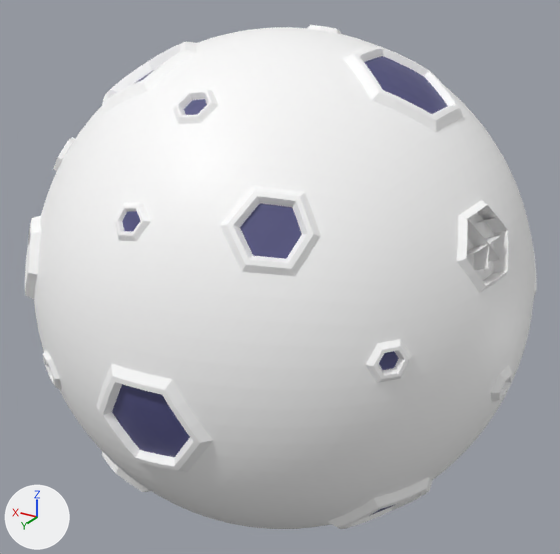
The FBX model Assets/PlanetsFbx/moon.fbx, before and after one commit.
One viewpoint serves both versions: a 50 mm lens placed at (-15.26, 25.72, 12.87), pointed at (0.12, 0.08, 0.05). The axes (+X, +Y, +Z) are drawn at lower left. The lights are the same throughout. Where no turn or scale is listed for an object, it has been applied to the vertices. Vertices at the same position are counted once.

The older version as bpy lines, for what is in view:
```python
me_icosphere_001 = bpy.data.meshes.new('Icosphere.001')
me_icosphere_001.from_pydata(...)  # 3734 vertices, 6291 faces; spans x -10.1..10.3, y -10.0..10.2, z -10.0..10.0
# faces by material slot: [5540, 643, 54, 54]
me_icosphere_001.materials.append(mat_material_001)  # white #ffffff
me_icosphere_001.materials.append(mat_material_002)  # blue #515180
me_icosphere_001.materials.append(mat_material_003)  # blue #c1b2ff
me_icosphere_001.materials.append(mat_material_004)  # white #e7e7e7
ob_icosphere = bpy.data.objects.new('Icosphere', me_icosphere_001)
ob_icosphere.location = (0.0, 0.0, 0.0)
```
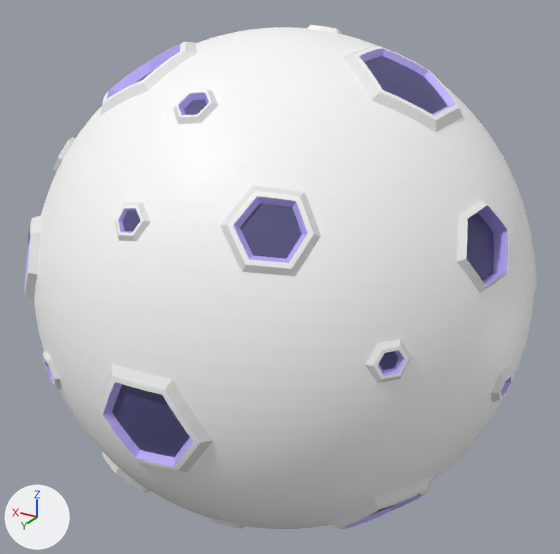
What differs and where, as boxes [x1, y1, x2, y2] in the pictures (560 x 554 px):
part 1 of me_icosphere_001, built on: before [215, 519, 238, 525]; after [209, 518, 245, 529]
part 2 of me_icosphere_001, cut back: [466, 205, 508, 286] in both
part 3 of me_icosphere_001, recoloured (white to blue): [25, 44, 511, 528] in both
part 4 of me_icosphere_001, recoloured: [25, 41, 537, 527] in both

Diff of the bpy script that builds the scene:
```diff
--- a/Assets/PlanetsFbx/moon.fbx.py
+++ b/Assets/PlanetsFbx/moon.fbx.py
@@ me_icosphere_001 @@
 # used by ob_icosphere; location = (0.0, 0.0, 0.0)
-me_icosphere_001.from_pydata(...)  # 3734 vertices, 6291 faces; spans x -10.1..10.3, y -10.0..10.2, z -10.0..10.0
+me_icosphere_001.from_pydata(...)  # 3671 vertices, 6229 faces; spans x -10.1..10.3, y -10.0..10.2, z -10.0..10.0
+# me_icosphere_001 part 1
+# 2 vertices are removed from x -1.5..3.0, y 3.0..6.7, z -9.0..-7.3
+# 12 faces are deleted
+# 38 vertices are added at x -2.1..3.6, y 2.5..7.1, z -9.5..-7.0
+# 12 new faces join them, mat_material_002 (blue #515180)
+# 12 new faces join them, mat_material_004 (white #e7e7e7)
+# 12 new faces join them, mat_material_001 (white #ffffff)
+# 12 new faces join them, mat_material_003 (blue #c1b2ff)
+# me_icosphere_001 part 2
+# 102 vertices are removed from x -9.6..-7.9, y 0.9..3.6, z 2.7..5.1
+# 149 faces are deleted
+# 3 vertices are added at (-8.5, 2.4, 3.8), (-8.4, 2.9, 3.8), (-8.7, 1.6, 3.9)
+# 11 new faces join them, mat_material_003 (blue #c1b2ff)
+# 16 new faces join them, mat_material_001 (white #ffffff)
+# 24 new faces join them, mat_material_002 (blue #515180)
+# me_icosphere_001 part 3: 277 faces spanning x -10.1..9.2, y -9.9..10.2, z -9.9..9.5 switch from mat_material_001 (white #ffffff) to mat_material_003 (blue #c1b2ff)
+# me_icosphere_001 part 4: 288 faces spanning x -10.1..9.3, y -9.9..10.2, z -9.9..9.5 switch from mat_material_001 (white #ffffff) to mat_material_004 (white #e7e7e7)
 me_icosphere_001.materials.append(mat_material_002)
```
